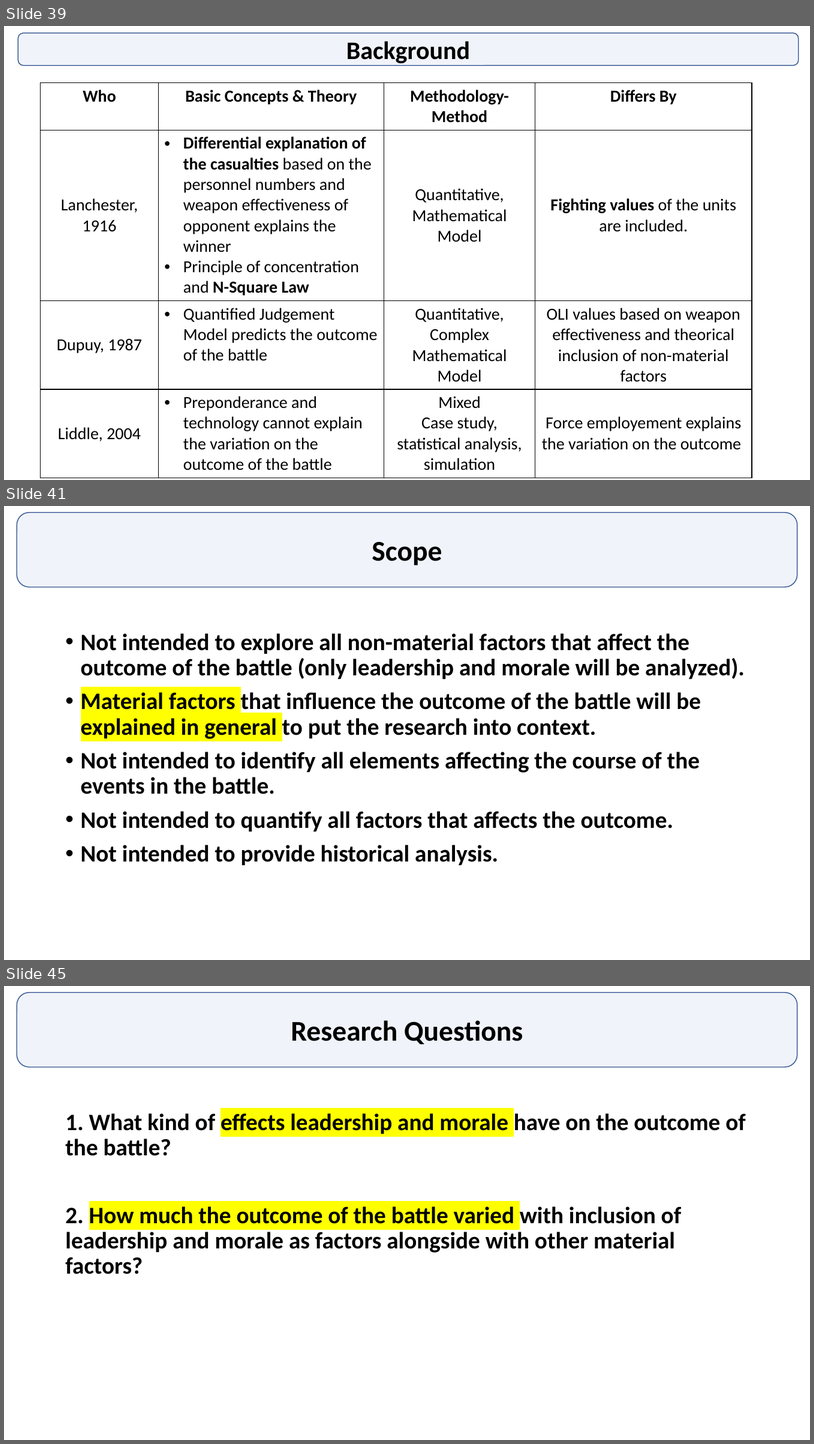
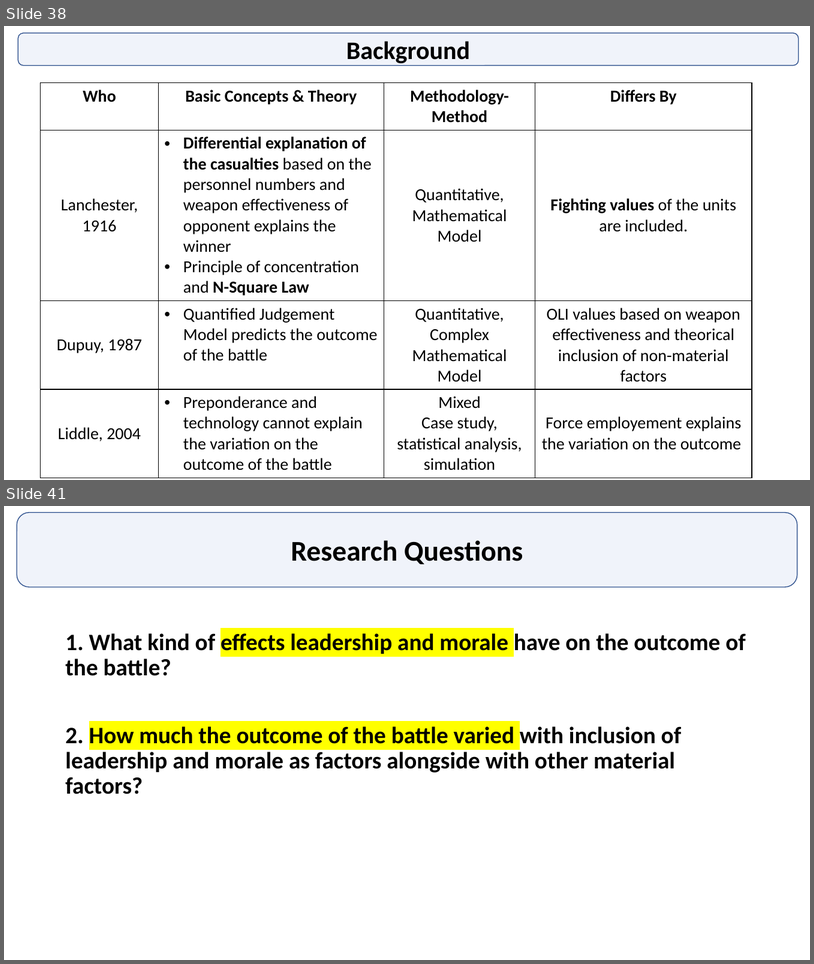
Before and after one commit to GurkanGitHub/PhD, a slide deck: PhD Discussion.pptx. Shown one above the other, each under a label of ours: slides 39, 41 and 45 before the commit, slides 38 and 41 after it; the slides between them are not shown. The pictures are 814x1444 and 814x964 pixels, drawn with LibreOffice and Linux fonts; fonts in the diff are those of the drawing. Boxes give left, top, right and bottom in pixels: in the first picture for what was removed or moved away, otherwise in the second. Text is boxed around its words. In the diff, an @@ line names an element or a change of style, - is before the commit and + after.

```diff
--- a/PhD Discussion.pptx
+++ b/PhD Discussion.pptx
@@ slide 41 removed at bbox=[4, 506, 810, 960], background #FFFFFF @@
@@ rounded rectangle removed at bbox=[17, 513, 798, 587] @@
-Scope
@@ text removed at bbox=[81, 633, 745, 865] @@
-• Not intended to explore all non-material factors that affect the outcome of the battle (only leadership and morale will be analyzed).
-• Material factors that influence the outcome of the battle will be explained in general to put the research into context.
-• Not intended to identify all elements affecting the course of the events in the battle.
-• Not intended to quantify all factors that affects the outcome.
-• Not intended to provide historical analysis.
@@ what was slide 39 is now slide 38 @@
@@ what was slide 45 is now slide 41 @@
```
Also in this commit, not shown: 2 slides changed, 1 slide added, 6 other slides removed, 5 other files.
